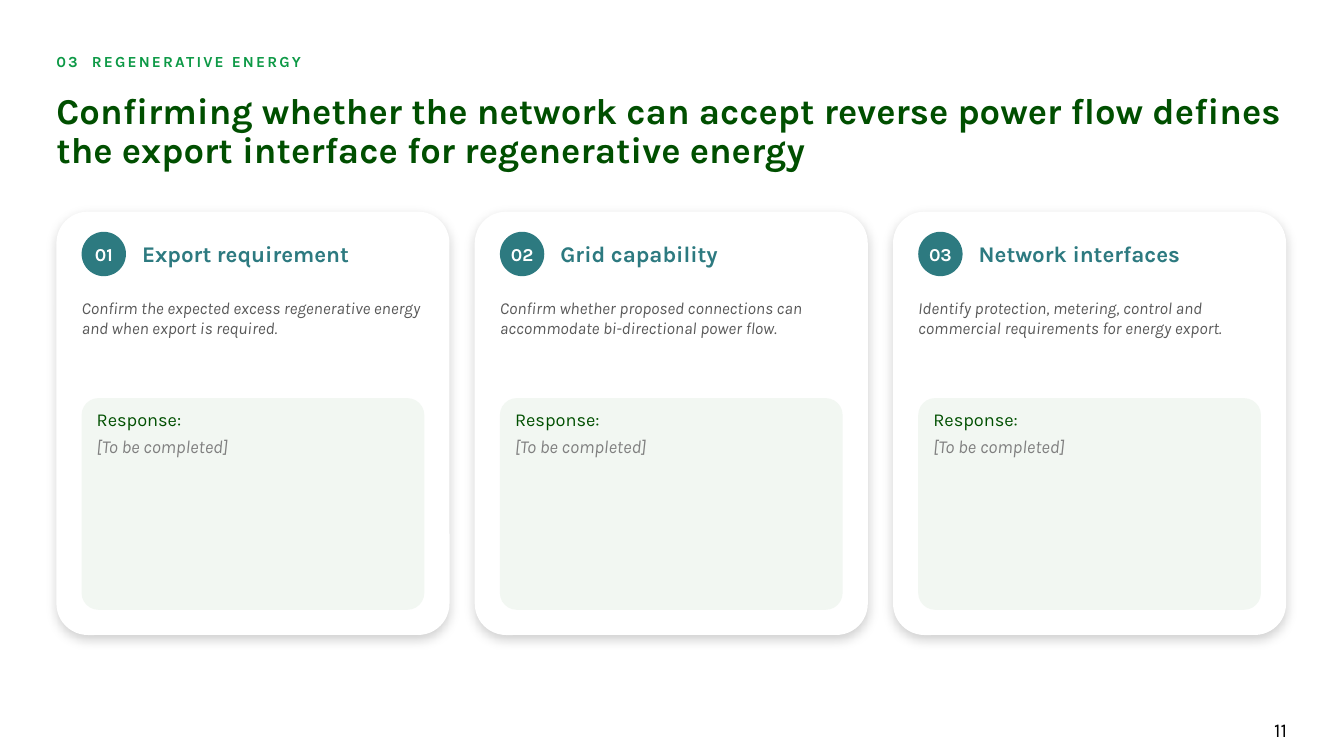
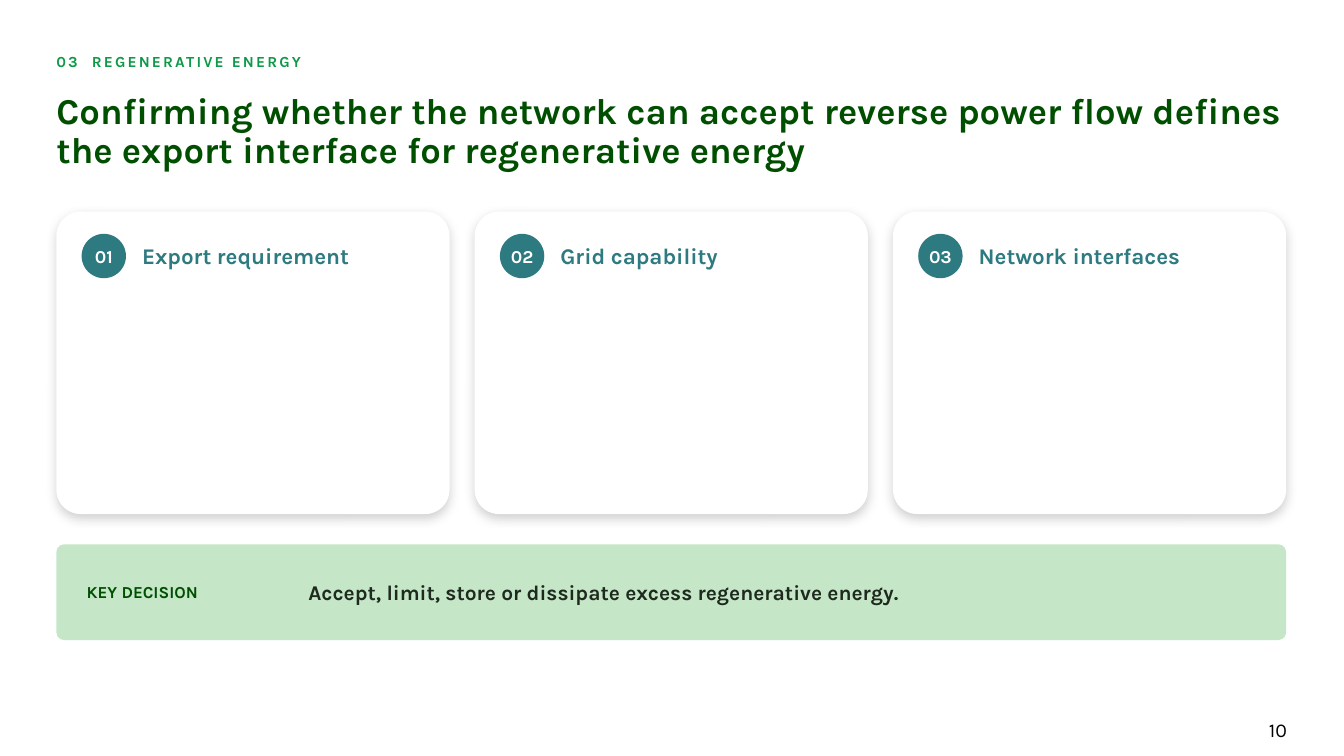
Before and after one commit to alyciawolf02/claude, a slide deck: slide 10 of deliverables/GoFar_Power_and_Grid_Connection_2_Workshop_Structure.pptx (slide 11 before the commit). Drawn at 1344x756 pixels with LibreOffice and Linux fonts; fonts in the diff are those of the drawing; background and template pictures are left out. Boxes give left, top, right and bottom in pixels: in the first picture for what was removed or moved away, otherwise in the second. Text is boxed around its words. In the diff, an @@ line names an element or a change of style, - is before the commit and + after.

```diff
--- a/deliverables/GoFar_Power_and_Grid_Connection_2_Workshop_Structure.pptx
+++ b/deliverables/GoFar_Power_and_Grid_Connection_2_Workshop_Structure.pptx
@@ rounded rectangle: place and size @@
-rounded rectangle at <box>56,212,450,635</box>
+rounded rectangle at <box>56,212,450,514</box>
@@ rounded rectangle: place and size @@
-rounded rectangle at <box>893,212,1287,635</box>
+rounded rectangle at <box>475,212,868,514</box>
@@ rounded rectangle: place and size @@
-rounded rectangle at <box>475,212,868,635</box>
+rounded rectangle at <box>893,212,1287,514</box>
@@ text removed at <box>82,302,420,338</box> @@
-Confirm the expected excess regenerative energy and when export is required.
@@ text removed at <box>500,302,802,338</box> @@
-Confirm whether proposed connections can accommodate bi-directional power flow.
@@ text removed at <box>918,302,1222,338</box> @@
-Identify protection, metering, control and commercial requirements for energy export.
@@ rounded rectangle removed at <box>82,398,424,610</box> @@
@@ text removed at <box>97,414,227,457</box> @@
-Response:
-[To be completed]
@@ rounded rectangle removed at <box>500,398,843,610</box> @@
@@ text removed at <box>515,414,646,457</box> @@
-Response:
-[To be completed]
@@ rounded rectangle removed at <box>919,398,1261,610</box> @@
@@ text removed at <box>933,414,1064,457</box> @@
-Response:
-[To be completed]
@@ rounded rectangle added at <box>56,544,1287,640</box>, fill #C5E7C8 @@
@@ text added at <box>87,587,198,598</box>, 12 pt, text #004F00, bold @@
+KEY DECISION
@@ text added at <box>308,585,898,606</box>, 15 pt, text #1F2A1F, bold @@
+Accept, limit, store or dissipate excess regenerative energy.
@@ page number at <box>1269,724,1287,737</box>: text changed @@
-11
+10
```
Also in this commit, not shown: 11 other slides changed, 4 slides removed.
